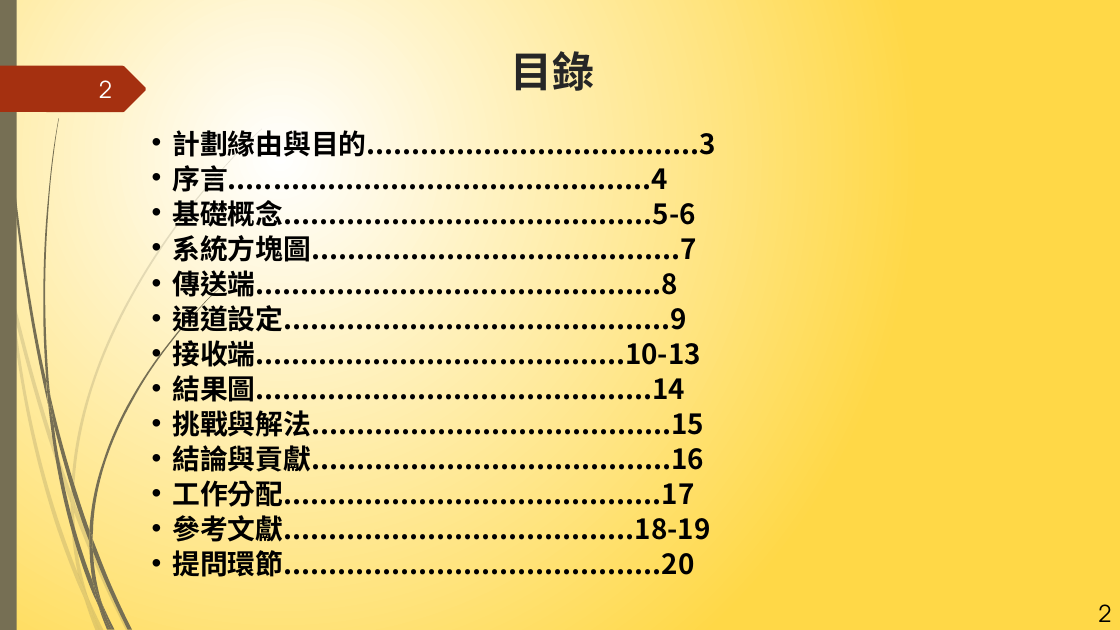
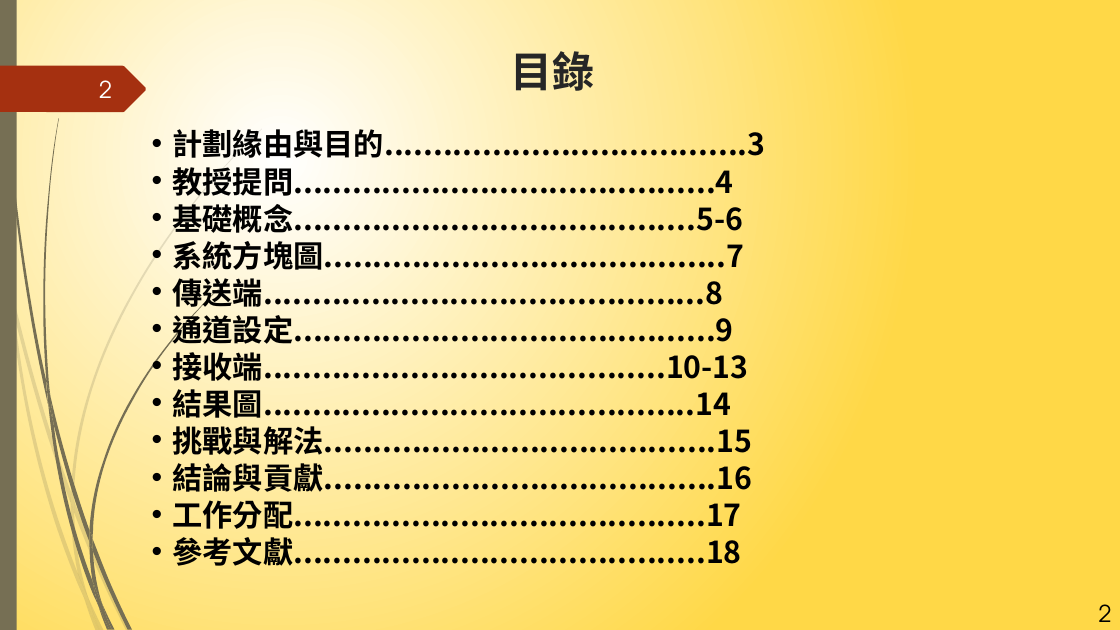
Before and after one commit to NIUWCSP/OTSM, a slide deck: slide 2 of report/以SDR實現OTSM通訊技術.pptx. Drawn at 1120x630 pixels with LibreOffice and Linux fonts; fonts in the diff are those of the drawing. Boxes give left, top, right and bottom in pixels: in the first picture for what was removed or moved away, otherwise in the second. Text is boxed around its words. In the diff, an @@ line names an element or a change of style, - is before the commit and + after.

Commit message:
PPT

```diff
--- a/report/以SDR實現OTSM通訊技術.pptx
+++ b/report/以SDR實現OTSM通訊技術.pptx
@@ text at [173, 125, 766, 535]: size 23.8 to 25.9 pt in "計劃緣由與目的.....................................3", "基礎概念.........................................5-6", "系統方塊圖.........................................7", "傳送端.............................................8" and 6 more places @@
@@ text at [173, 162, 734, 201]: text changed; size 23.8 to 25.9 pt @@
-• 序言...............................................4
+• 教授提問...........................................4
@@ text at [173, 537, 742, 572]: text changed; size 23.8 to 25.9 pt @@
-• 參考文獻.......................................18-19
-• 提問環節..........................................20
+• 參考文獻..........................................18
```
